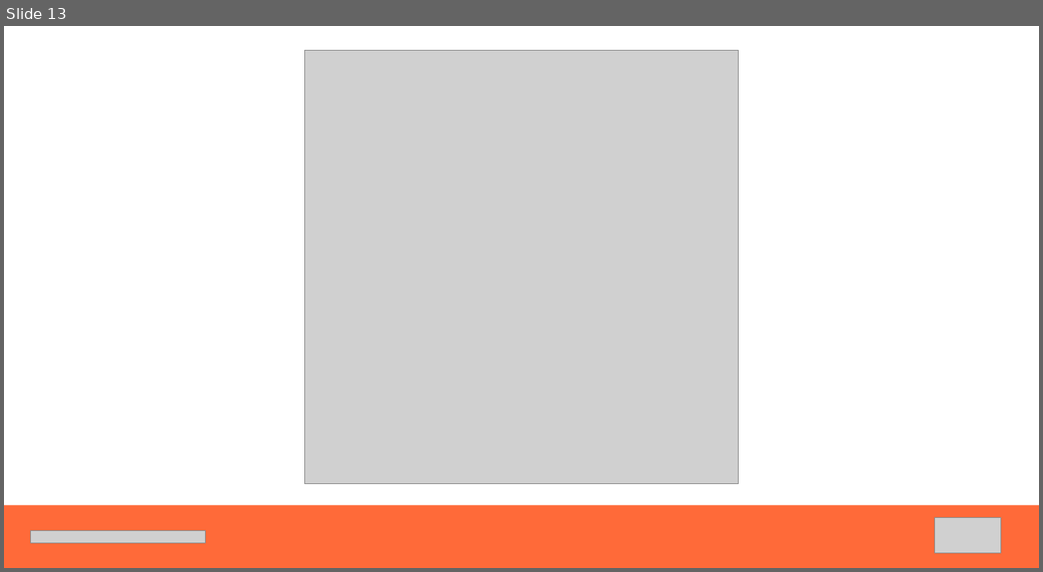
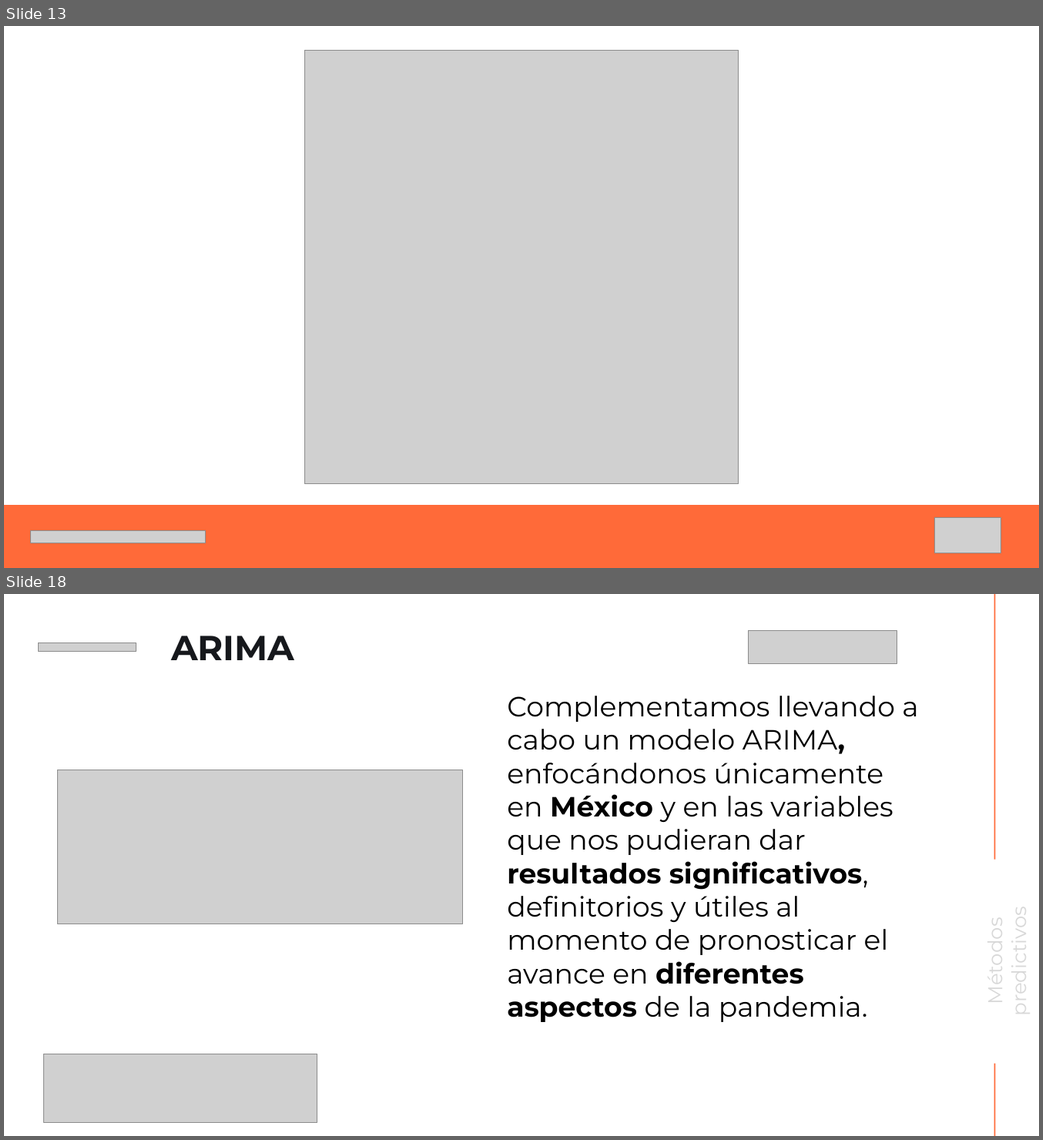
Before and after one commit to yessespinosa/Equipo-10-Prototype-day, a slide deck: Equipo 10 - Prototype Day.pptx. Shown one above the other, each under a label of ours: slide 13 before the commit, slides 13 and 18 after it; the slides between them are not shown. The pictures are 1043x572 and 1043x1140 pixels, drawn with LibreOffice and Linux fonts; fonts in the diff are those of the drawing; grey boxes stand for pictures. Boxes give left, top, right and bottom in pixels: in the first picture for what was removed or moved away, otherwise in the second. Text is boxed around its words. In the diff, an @@ line names an element or a change of style, - is before the commit and + after.

```diff
--- a/Equipo 10 - Prototype Day.pptx
+++ b/Equipo 10 - Prototype Day.pptx
@@ slide 18 added at [4, 594, 1039, 1136], background #FFFFFF @@
@@ freeform shape added at [994, 594, 994, 860], outline #FF6A39 1.5 pt @@
@@ text added at [171, 636, 294, 660], 40 pt, text #16181C, bold @@
+ARIMA
@@ picture added at [749, 630, 897, 663] @@
@@ picture added at [39, 643, 136, 652] @@
@@ text added at [507, 696, 918, 1022], 32 pt, text #000000 @@
+Complementamos llevando a cabo un modelo ARIMA, enfocándonos únicamente en México y en las variables que nos pudieran dar resultados significativos, definitorios y útiles al momento de pronosticar el avance en diferentes aspectos de la pandemia.
@@ picture added at [57, 770, 462, 924] @@
@@ text added at [980, 906, 1032, 1016], 23 pt, text #D8D8D8 @@
+Métodos predictivos
@@ picture added at [43, 1054, 317, 1123] @@
@@ freeform shape added at [994, 1063, 994, 1136], outline #FF6A39 1.5 pt @@
```
Also in this commit, not shown: 14 slides changed, 3 other slides added.
